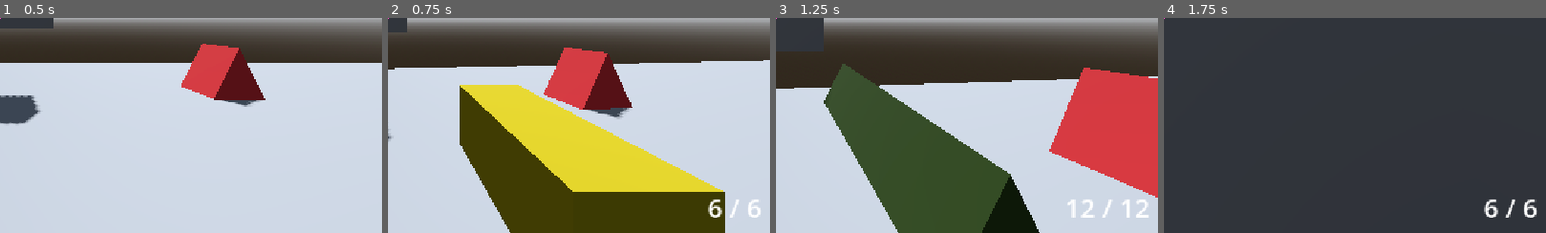
Above: before the commit, frames 1-4 (left to right).
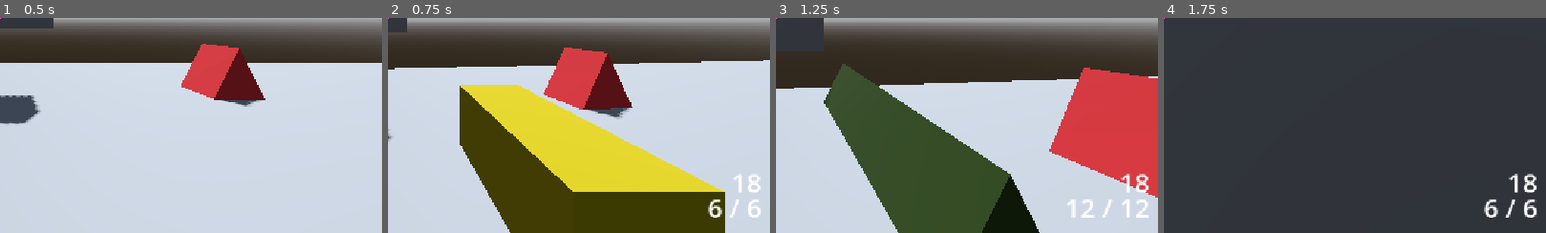
Above: after the commit, the same moments.

Repository: jmenoandrii/one-more-time
Game: Godot game, scene res://Scenes/main.tscn
Two runs of this game, one before a commit and one after it. Both use one fixed random seed, a clock stepped at 60 frames per second and the inputs below.
Inputs (mouse positions are % of the whole screen's width and height, from its top left):
- Up to frame 1 (0.5 s): no input
- Up to frame 2 (0.75 s): tap Enter at 0.5 s; move the mouse to (55, 50) at 0.52 s; hold W (move_forward) from 0.53 s (still down); tap 1 (weapon_1) at 0.6 s
- Up to frame 3 (1.25 s): keep holding W (move_forward); tap Space (jump) at 0.77 s; tap 2 (weapon_2) at 0.8 s
- Up to frame 4 (1.75 s): keep holding W (move_forward); move the mouse to (45, 50) at 1.27 s; tap 2 (weapon_2) at 1.35 s; tap Space (jump) at 1.52 s; tap 1 (weapon_1) at 1.55 s
The pictures show only the part of the screen within x 50-100%, y 50-100%; the shares and areas given below are measured in that part.

Frame 1 is identical in both runs. In frame 2, 0.2% of the frame differs, in the area x 90-98%, y 72-82%; in frame 3, 0.3%; in frame 4, 0.3%.

Commit message:
feat: implement reserve ammo system

Diff:
--- a/Scenes/main.tscn
+++ b/Scenes/main.tscn
@@ -317,6 +317,21 @@
 text = "0 / 0"
 justification_flags = 131
 
+[node name="reserveAmmo" type="Label" parent="UI/HUD" unique_id=2032349978]
+anchors_preset = 3
+anchor_left = 1.0
+anchor_top = 1.0
+anchor_right = 1.0
+anchor_bottom = 1.0
+offset_left = -35.0
+offset_top = -103.96503
+offset_right = -12.0
+offset_bottom = -48.965027
+grow_horizontal = 0
+grow_vertical = 0
+theme_override_font_sizes/font_size = 40
+justification_flags = 131
+
 [node name="HeartSymbol" type="Label" parent="UI/HUD" unique_id=1881795301]
 anchors_preset = 2
 anchor_top = 1.0
--- a/Scripts/Player/Player.gd
+++ b/Scripts/Player/Player.gd
@@ -1,44 +1,51 @@
 extends CharacterBody3D
 
-const SPEED = 5.0
-const RUNNING_SPEED = 10.0
-const CROUCH_SPEED = 2.5
-const JUMP_VELOCITY = 5.5
-var mouse_sensitivity := 0.002
-
-const CROUCH_PERSENT = 0.5
+# Movements
+const SPEED: float  = 5.0
+const RUNNING_SPEED: float = 10.0
+const CROUCH_SPEED: float = 2.5
+const JUMP_VELOCITY: float = 5.5
+var mouse_sensitivity: float = 0.002
+
+const CROUCH_PERSENT: float = 0.5
 var normal_height: float
 var crouch_height: float	# = normal_height - normal_height * CROUCH_PERSENT
 
-const MAX_STAMINA = 100.0
-const STAMINA_DRAIN_RATE = 20.0 # per second
-const STAMINA_REGEN_RATE = 15.0 # per second
+# Stamina
+const MAX_STAMINA: float = 100.0
+const STAMINA_DRAIN_RATE: float = 20.0 # per second
+const STAMINA_REGEN_RATE: float = 15.0 # per second
 var current_stamina: float = MAX_STAMINA
 
 @onready var stamina_label: Label = $"../UI/HUD/StaminaLabel"
 signal stamina_changed(current: float, maximum: float)
 
+# state params
 var is_crouching := false
 var is_player_dead := false
 var is_cursor_locked := true
 
-var head_world_position: Vector3
-
+# referens
 @onready var head: Node3D = $Head
 @onready var camera: Camera3D = $Head/Camera3D
 @onready var collision_shape: CollisionShape3D = $CollisionShape3D
 @onready var mesh_instance: MeshInstance3D = $MeshInstance3D
 
+# shooting
 @onready var aim_ray: RayCast3D = $Head/Camera3D/AimRay
 @onready var ammo_label: Label = $"../UI/HUD/AmmoLabel"
 @onready var weapons_manager: Node3D = $Head/Camera3D/Weapons
 var weapons: Array[Node] = []
 var current_weapon_index: int = -1
 
+@onready var reserve_ammo_label: Label = $"../UI/HUD/reserveAmmo"
+var current_reserve_ammo: int = 18
+
+# health
 @onready var health_label: Label = $"../UI/HUD/HealthLabel"
-@onready var health_component = $HealthComponent
-
-
+@onready var health_component: Node = $HealthComponent
+
+# audio
 @onready var dirt_step: AudioStreamPlayer3D = $Sounds/dirt
 @onready var stone_step: AudioStreamPlayer3D = $Sounds/stone
 @onready var headbob: AnimationPlayer = $Head/headbob
@@ -93,7 +100,8 @@
 
 		# Reload
 		if Input.is_action_just_pressed("reload"):
-			weapons[current_weapon_index].reload()
+			current_reserve_ammo = weapons[current_weapon_index].reload(current_reserve_ammo)
+			_update_reserve_ammo_ui(current_reserve_ammo)
 
 	# Change weapon
 	if Input.is_action_just_pressed("weapon_1"):
@@ -185,7 +193,6 @@
 	if is_player_dead: return
 
 	is_player_dead = true
-	#head_world_position = head.global_position
 
 func _process_death() -> void:
 	head.global_position = head.global_position.move_toward(global_position, 0.1)
@@ -222,13 +229,18 @@
 
 	if current_weapon_index == -1:
 		ammo_label.text = ""
+		reserve_ammo_label.text = ""
 	else:
 		var current_w = weapons[current_weapon_index]
 		_update_ammo_ui(current_w.current_ammo, current_w.max_ammo)
+		_update_reserve_ammo_ui(current_reserve_ammo)
 
 func _update_ammo_ui(current: int, maximum: int) -> void:
 	ammo_label.text = str(current) + " / " + str(maximum)
 
+func _update_reserve_ammo_ui(ammo: int):
+	reserve_ammo_label.text = str(ammo)
+
 func _update_health_ui(current: int, maximum: int) -> void:
 	health_label.text = str(current) + " / " + str(maximum)
 
--- a/Scripts/Weapon/Weapon.gd
+++ b/Scripts/Weapon/Weapon.gd
@@ -36,8 +36,20 @@
 	await get_tree().create_timer(fire_rate).timeout
 	can_shoot = true
 
-func reload() -> void:
-	_update_ammo(max_ammo)
+func reload(reserve_ammo: int) -> int:
+	if current_ammo == max_ammo or reserve_ammo <= 0:
+		return reserve_ammo
+
+	var needed_ammo = max_ammo - current_ammo
+
+	if reserve_ammo >= needed_ammo:
+		_update_ammo(current_ammo + needed_ammo)
+		reserve_ammo -= needed_ammo
+	else:
+		_update_ammo(current_ammo + reserve_ammo)
+		reserve_ammo = 0
+
+	return reserve_ammo
 
 func _update_ammo(ammo: int) -> void:
 	current_ammo = ammo
